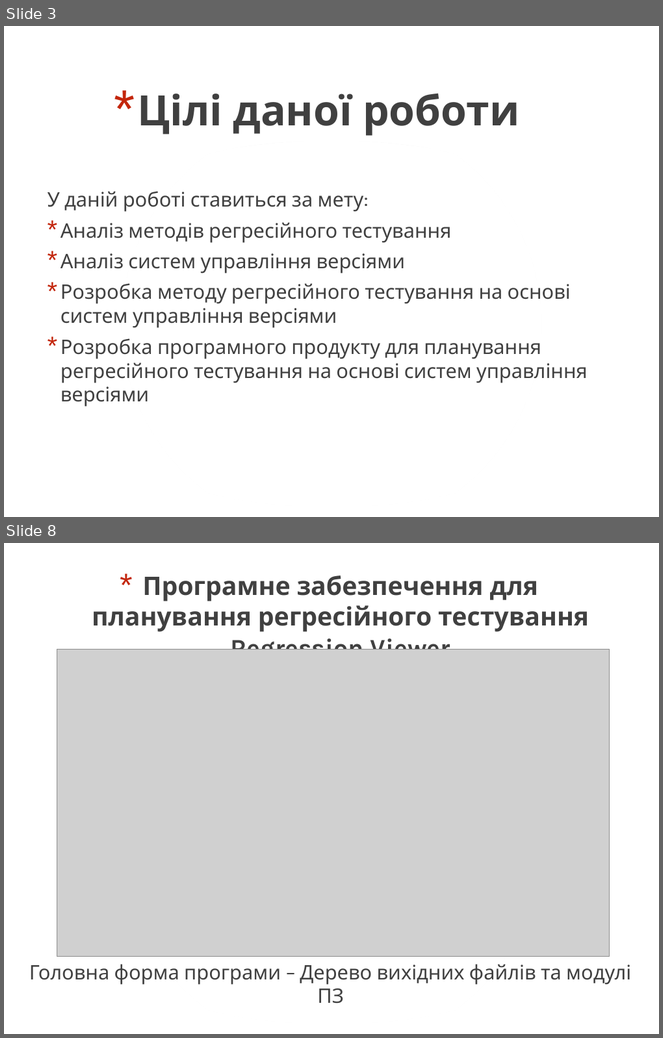
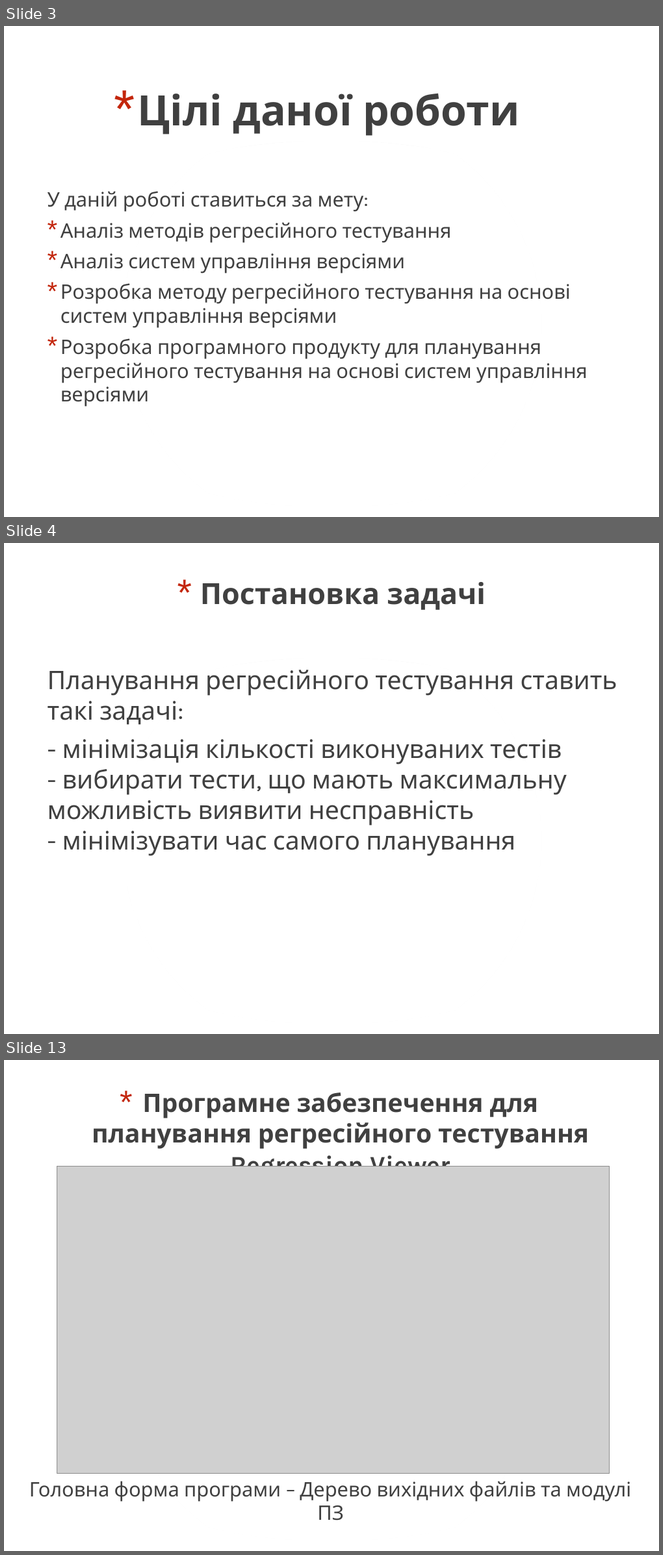
Before and after one commit to asdanilenk/Bakalavr, a slide deck: Diplom.pptx. Shown one above the other, each under a label of ours: slides 3 and 8 before the commit, slides 3, 4 and 13 after it; the slides between them are not shown. The pictures are 663x1038 and 663x1555 pixels, drawn with LibreOffice and Linux fonts; fonts in the diff are those of the drawing; grey boxes stand for pictures. Boxes give left, top, right and bottom in pixels: in the first picture for what was removed or moved away, otherwise in the second. Text is boxed around its words. In the diff, an @@ line names an element or a change of style, - is before the commit and + after.

```diff
--- a/Diplom.pptx
+++ b/Diplom.pptx
@@ slide 4 added at (4,543,659,1034), background #FFFFFF; not listed: 4 template elements that a slide beside it also shows @@
@@ title added at (200,582,486,610), 32 pt, text gradient #000000 to #404040 to #212745, bold @@
+* Постановка задачі
@@ text added at (48,670,618,856), 28 pt, text #404040 @@
+Планування регресійного тестування ставить такі задачі:
+- мінімізація кількості виконуваних тестів
+- вибирати тести, що мають максимальну можливість виявити несправність
+- мінімізувати час самого планування
@@ what was slide 8 is now slide 13 @@
```
Also in this commit, not shown: 4 slides changed, 6 other slides added, 3 slides removed, 12 other files.
